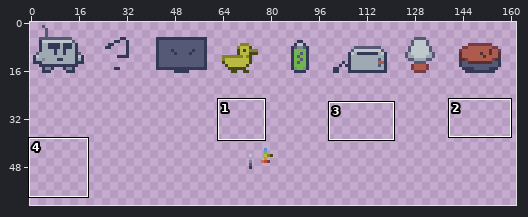
One commit to this sprite sheet: graphics/spritesheet.png. Above, an overview of the earlier version with the close-up marked.
Close-up. Old version:
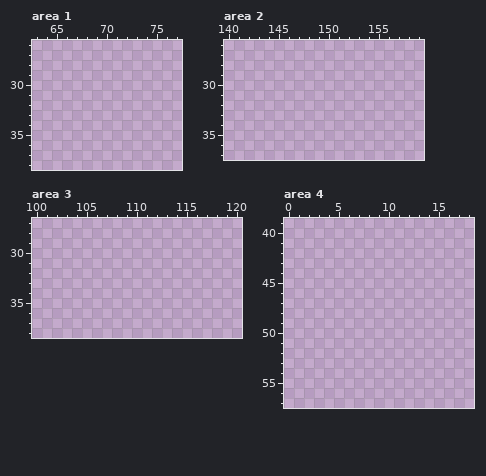
The file is 200x200 pixels. Colours within 5 levels of each other are drawn and written as one. Shown: area 1: x 63..77, y 26..38; area 2: x 140..159, y 26..37; area 3: x 100..120, y 27..38; area 4: x 0..18, y 39..57. The wide view leaves out empty margins. The commit also changed other parts of the picture, which this record leaves out.
Now the later version:
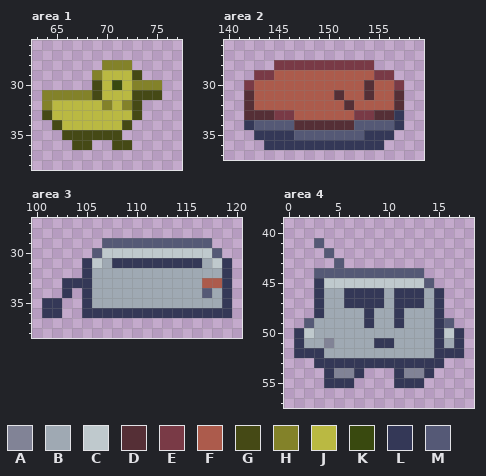
Palette (. is transparent): A #818396  B #9fa9b3  C #bfc9cd  D #552f36  E #793a46  F #ac5b4c  G #454915  H #838229  J #bab942  K #39490f  L #343857  M #555976
From old to new:
--- area 1
@@ x 63..77 @@
 27 ...............
-28 ...............
-29 ...............
-30 ...............
-31 ...............
-32 ...............
-33 ...............
-34 ...............
-35 ...............
-36 ...............
+28 .......HHH.....
+29 ......HJJJG....
+30 ......GJKJHHH..
+31 .HHHHHGJJJGGG..
+32 .HJJJJJHJHG....
+33 .GJJJJJJJJG....
+34 ..GJJJJJJG.....
+35 ...GGGGGG......
+36 ....GG..GG.....
 37 ...............
--- area 2
@@ x 140..159 @@
 27 ....................
-28 ....................
-29 ....................
-30 ....................
-31 ....................
-32 ....................
-33 ....................
-34 ....................
-35 ....................
-36 ....................
+28 .....EEEEEEEEEE.....
+29 ...EEFFFFFFFFFFEE...
+30 ..EFFFFFFFFFFFDFFE..
+31 ..DFFFFFFFFDFFDFFD..
+32 ..DFFFFFFFFFDFFFFD..
+33 ..DDDEEFFFFFFEEDDL..
+34 ..LMMMMDDDDDDMMMML..
+35 ...LLLLMMMMMMMLLL...
+36 ....LLLLLLLLLLLL....
 37 ....................
--- area 3
@@ x 100..120 @@
 28 .....................
-29 .....................
-30 .....................
-31 .....................
-32 .....................
-33 .....................
-34 .....................
-35 .....................
-36 .....................
+29 .......MMMMMMMMMMM...
+30 ......MCCCCCCCCCCCM..
+31 .....LCBLLLLLLLLLBCL.
+32 .....LBBBBBBBBBBBBBL.
+33 ...LLLBBBBBBBBBBBFFL.
+34 ...L.LBBBBBBBBBBBMBL.
+35 .LL..LBBBBBBBBBBBBBL.
+36 .LL..LLLLLLLLLLLLLLL.
 37 .....................
--- area 4
@@ x 0..18 @@
 40 ...................
-41 ...................
-42 ...................
-43 ...................
-44 ...................
-45 ...................
-46 ...................
-47 ...................
-48 ...................
-49 ...................
-50 ...................
-51 ...................
-52 ...................
-53 ...................
-54 ...................
-55 ...................
+41 ...M...............
+42 ....M..............
+43 .....M.............
+44 ...MMMMMMMMMMM.....
+45 ...LCCCCCCCCCCM....
+46 ...LBBLLLLBLLLBL...
+47 ...LBBLLLLBLLLBL...
+48 ...LBBBBLBBLBBBL...
+49 ..MBBBBBLBBLBBBLM..
+50 .LCBBBBBBBBBBBBLCL.
+51 .LBBABBBBLLBBBBLBL.
+52 .LLLBBBBBBBBBBBLLL.
+53 ...LLLLLLLLLLLLL...
+54 ....LAAL...LAAL....
+55 ....LLL....LLL.....
 56 ...................
